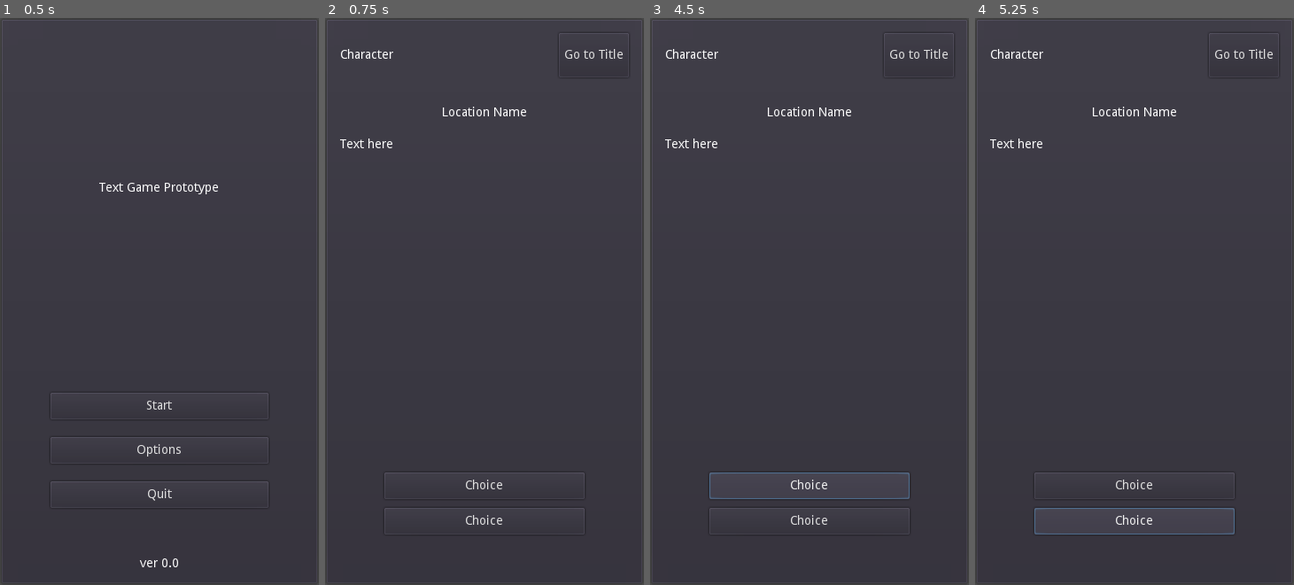
Above: before the commit, frames 1-4 (left to right).
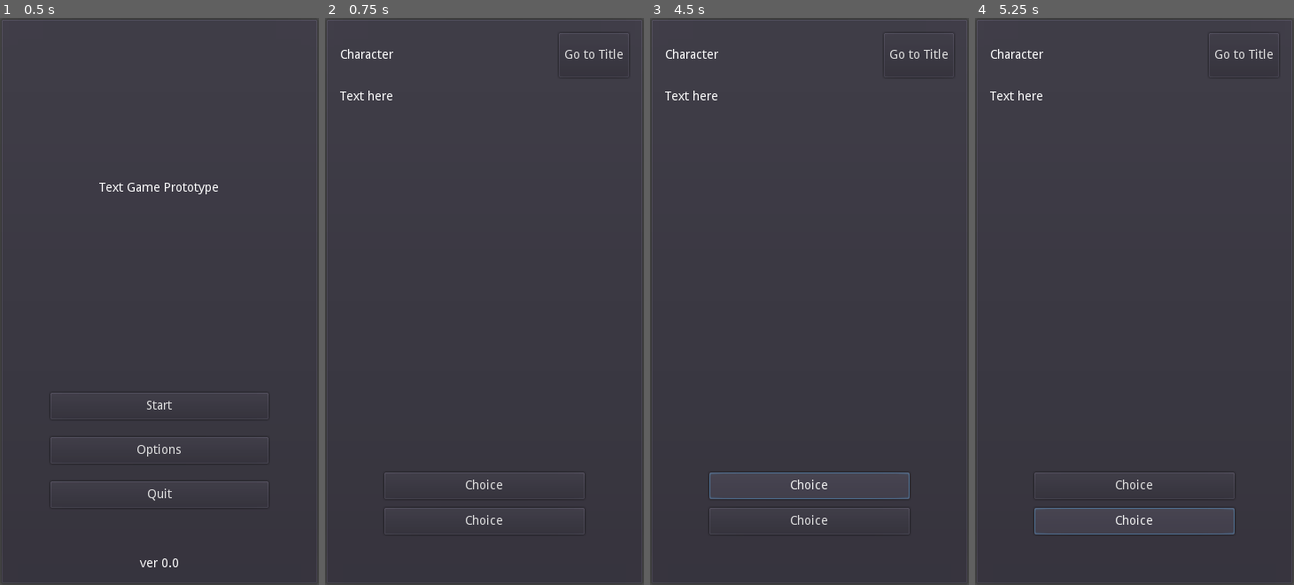
Above: after the commit, the same moments.

Repository: philipuriarte/A-Churchyard-of-Orphans
Game: Godot game, scene res://scenes/main.tscn
The game is run twice, just before and just after one commit, with the same random seed, the same clock (stepped at 60 frames per second) and the same inputs.
Inputs:
- Up to frame 1 (0.5 s): no input
- Up to frame 2 (0.75 s): click "Start" at 0.5 s
- Up to frame 3 (4.5 s): click "Go to Title" at 1.25 s; click "Start" at 2 s; click "Go to Title" at 2.75 s; click "Start" at 3.5 s; click "Choice" at 4.25 s
- Up to frame 4 (5.25 s): click "Choice" at 5 s

Frame 1 is identical in both runs. In frame 2, 0.4% of the frame differs, in the area x 4-64%, y 12-23%; in frame 3, 0.4%; in frame 4, 0.4%.

Commit message:
Remove location_name in middle_container

Diff:
--- a/scenes/game_screen_scenes/middle_container.tscn
+++ b/scenes/game_screen_scenes/middle_container.tscn
@@ -1,7 +1,6 @@
-[gd_scene load_steps=4 format=2]
+[gd_scene load_steps=3 format=2]
 
 [ext_resource path="res://scenes/reused_scenes/narrative_text.tscn" type="PackedScene" id=1]
-[ext_resource path="res://scenes/reused_scenes/location_name.tscn" type="PackedScene" id=2]
 [ext_resource path="res://scenes/reused_scenes/choice.tscn" type="PackedScene" id=3]
 
 [node name="MiddleContainer" type="VBoxContainer"]
@@ -10,9 +9,8 @@
 margin_bottom = 561.0
 size_flags_vertical = 3
 
-[node name="LocationName" parent="." instance=ExtResource( 2 )]
-
 [node name="NarrativeText" parent="." instance=ExtResource( 1 )]
+margin_top = 0.0
 margin_bottom = 342.0
 
 [node name="ChoicesMargin" type="MarginContainer" parent="."]
